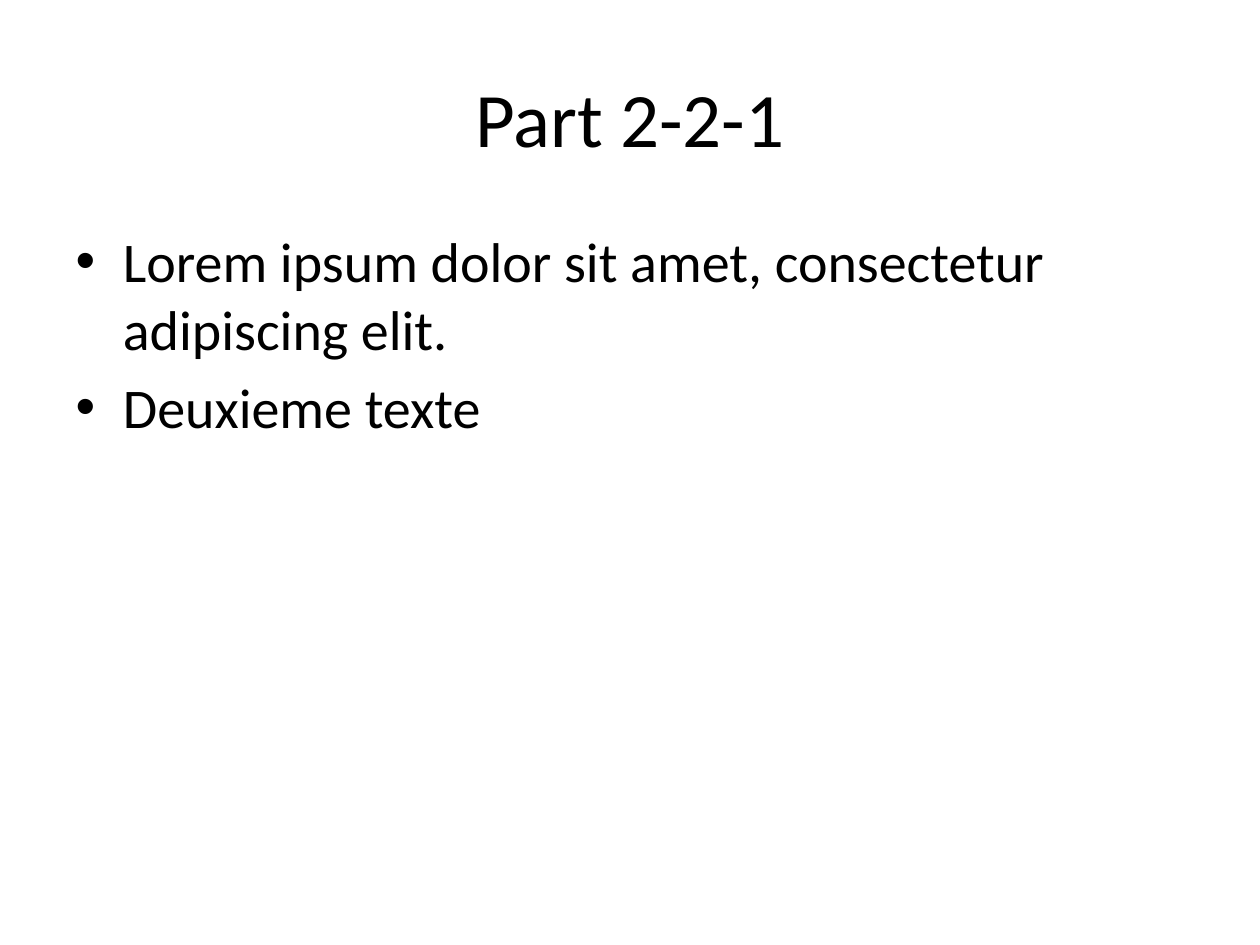
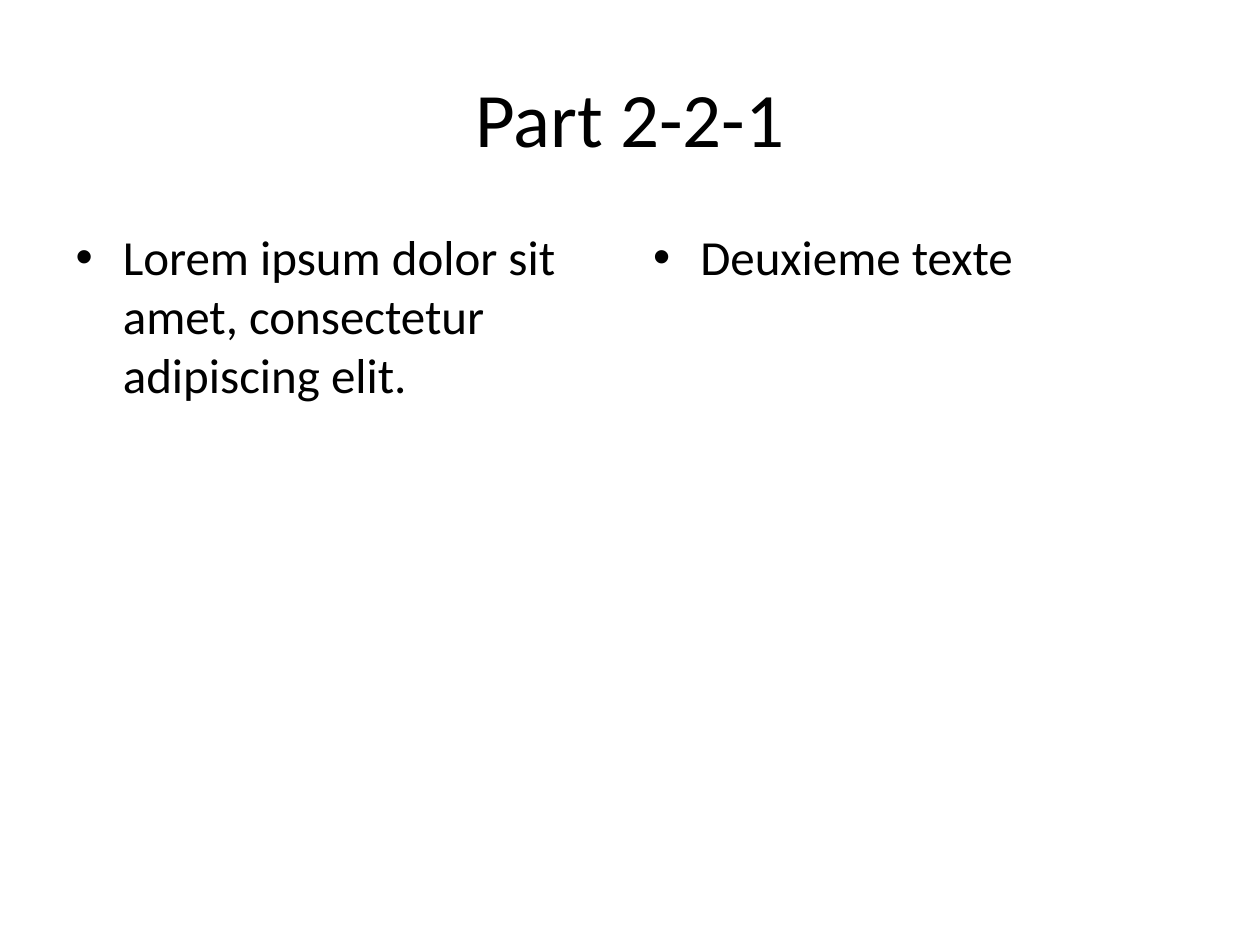
Before and after one commit to GremyTrullier/PFE-Text2Slide, a slide deck: slide 8 of python-pptx/testjson2.pptx (slide 9 before the commit). Drawn at 1260x945 pixels with LibreOffice and Linux fonts; fonts in the diff are those of the drawing. Boxes give left, top, right and bottom in pixels: in the first picture for what was removed or moved away, otherwise in the second. Text is boxed around its words. In the diff, an @@ line names an element or a change of style, - is before the commit and + after.

```diff
--- a/python-pptx/testjson2.pptx
+++ b/python-pptx/testjson2.pptx
@@ text "Lorem ipsum dolor sit amet, ..." at (123, 241, 555, 402): size 32 to 28 pt @@
@@ text added at (700, 241, 1013, 276), 28 pt, text #000000 @@
+• Deuxieme texte
@@ text at (123, 389, 481, 429): paragraph removed @@
-• Deuxieme texte
```
Also in this commit, not shown: 2 other slides changed, 1 slide removed, 1 other file.
